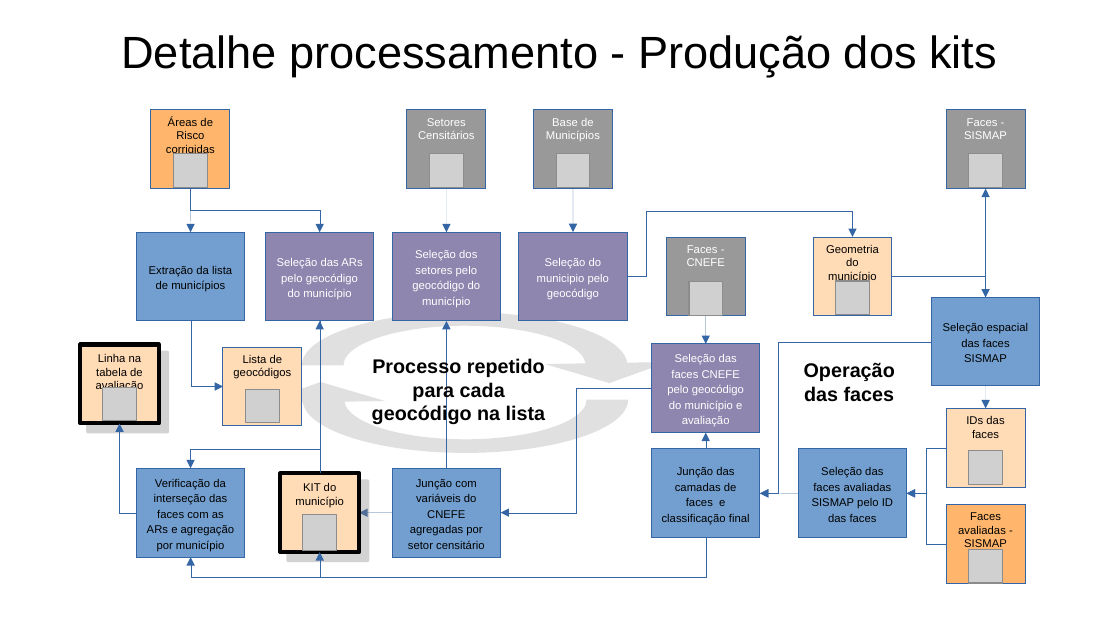
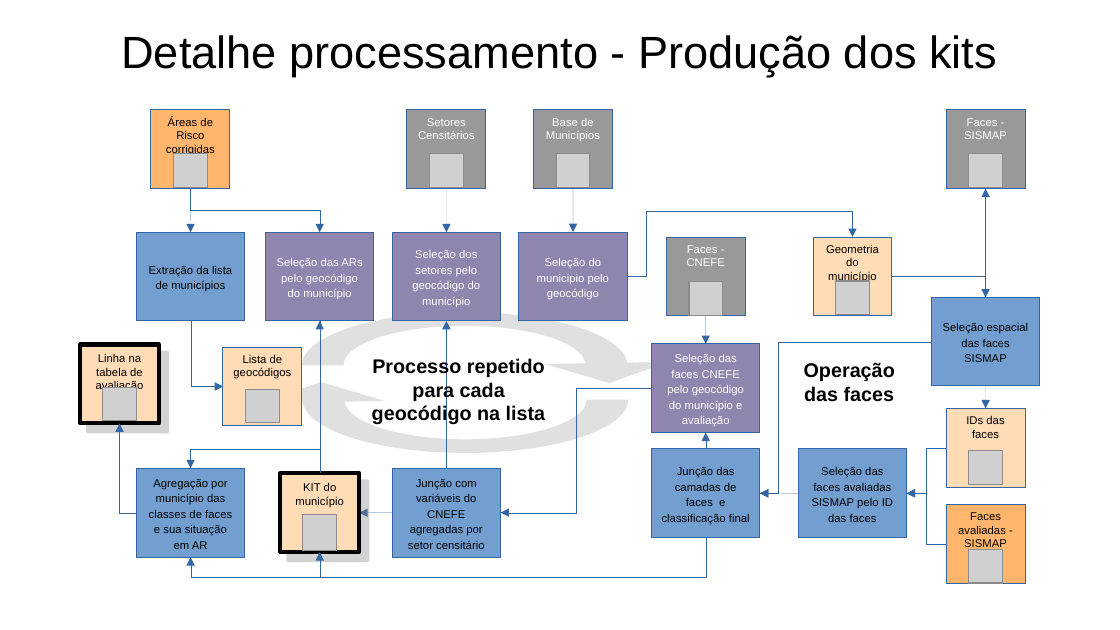
Before and after one commit to jcmartinssh/kits-BATER, a slide deck: slide 12 of referencia_scripts.odp. Drawn at 1120x630 pixels with LibreOffice and Linux fonts; fonts in the diff are those of the drawing; grey boxes stand for pictures. Boxes give left, top, right and bottom in pixels: in the first picture for what was removed or moved away, otherwise in the second. Text is boxed around its words. In the diff, an @@ line names an element or a change of style, - is before the commit and + after.

```diff
--- a/referencia_scripts.odp
+++ b/referencia_scripts.odp
@@ text in rectangle at (149, 479, 232, 549): text changed @@
-Verificação da interseção das faces com as ARs e agregação por município
+Agregação por município das classes de faces e sua situação em AR
```
Also in this commit, not shown: 2 other slides changed, 3 other files.
